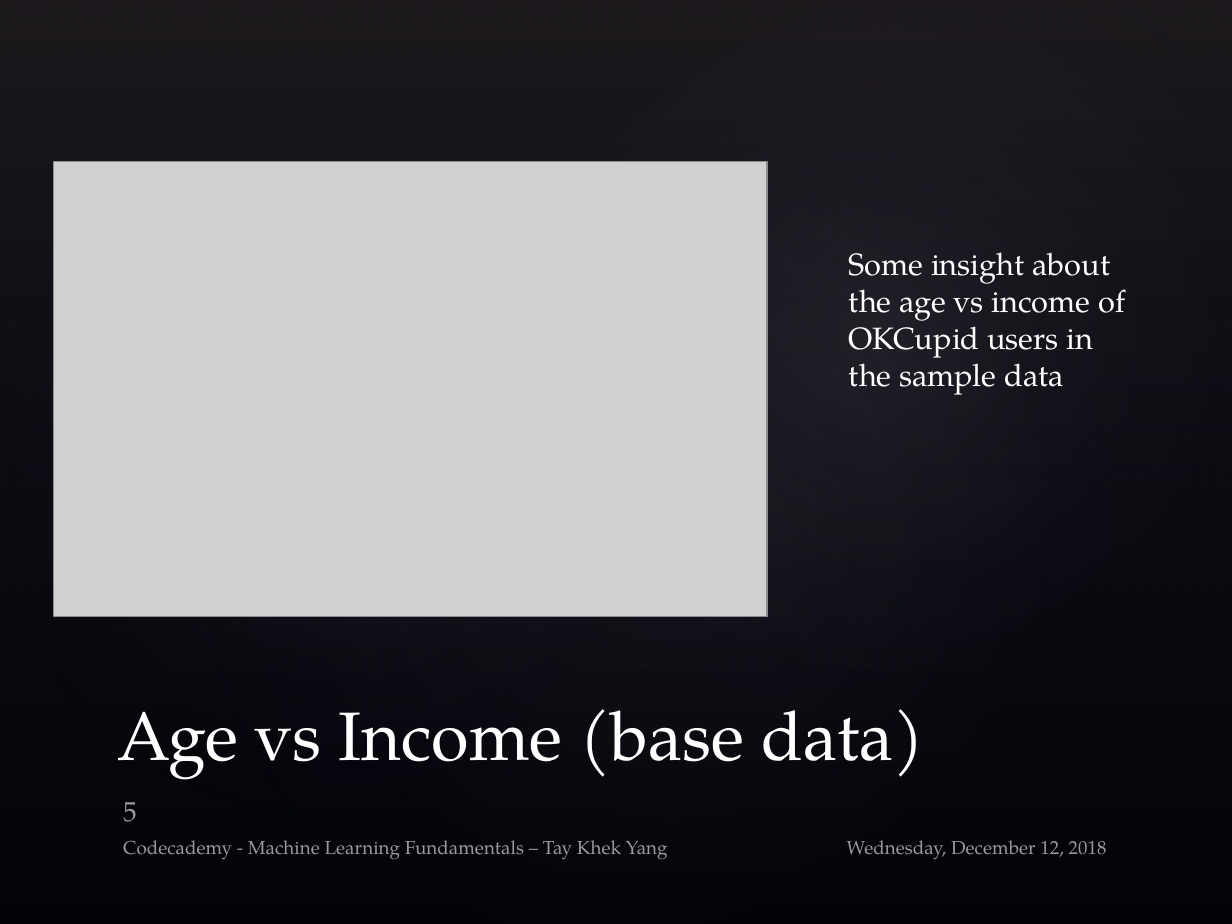
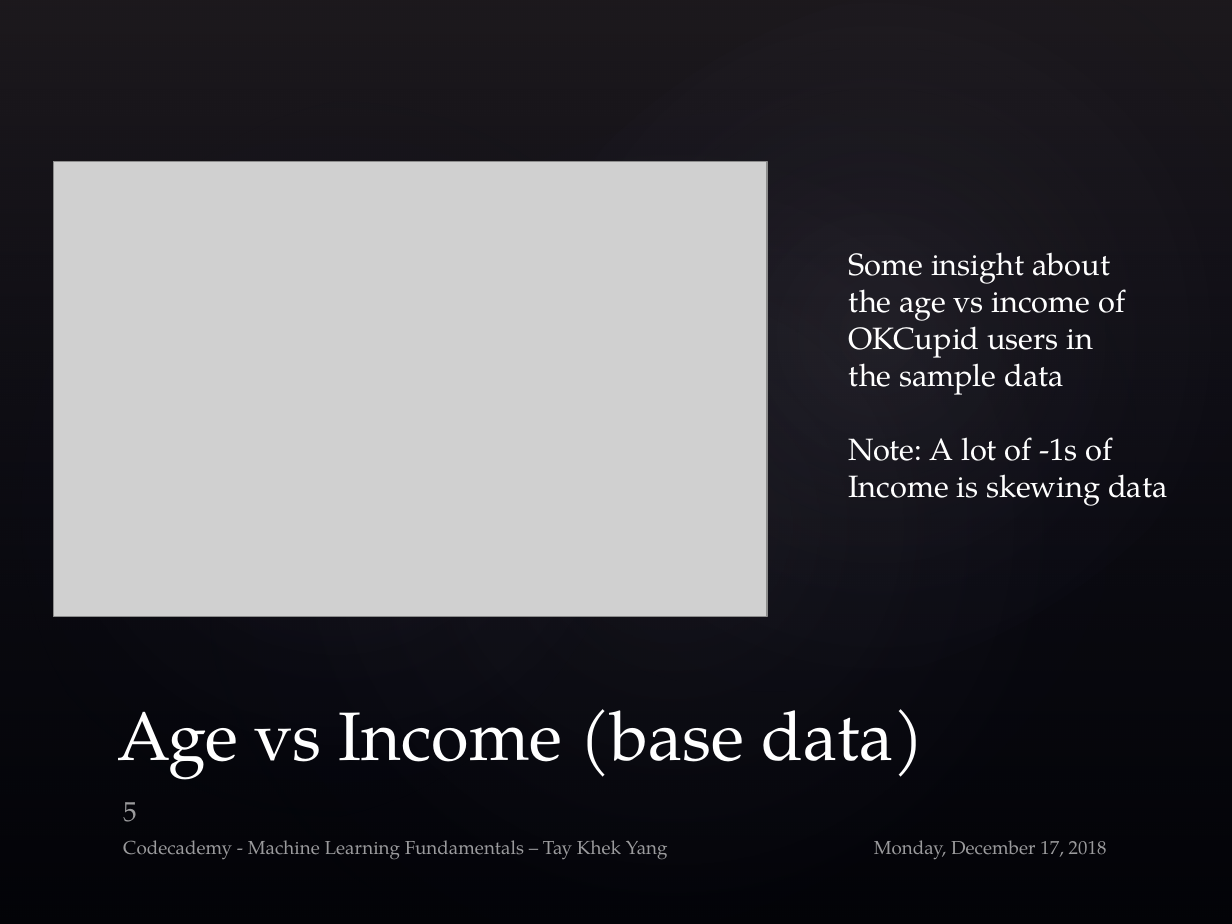
Before and after one commit to rivacordex/date-a-scientist, a slide deck: slide 5 of MachineLearning_Submit/ML_Khek_V1.pptx. Drawn at 1232x924 pixels with LibreOffice and Linux fonts; fonts in the diff are those of the drawing; grey boxes stand for pictures; background and template pictures are left out. Boxes give left, top, right and bottom in pixels: in the first picture for what was removed or moved away, otherwise in the second. Text is boxed around its words. In the diff, an @@ line names an element or a change of style, - is before the commit and + after.

```diff
--- a/MachineLearning_Submit/ML_Khek_V1.pptx
+++ b/MachineLearning_Submit/ML_Khek_V1.pptx
@@ text at box(849, 437, 1168, 506): paragraphs added @@
+Note: A lot of -1s of
+Income is skewing data
@@ text at box(874, 840, 1107, 859): text changed @@
-Wednesday, December 12, 2018
+Monday, December 17, 2018
```
Also in this commit, not shown: 24 other slides changed, 7 slides added, 1 other file.
